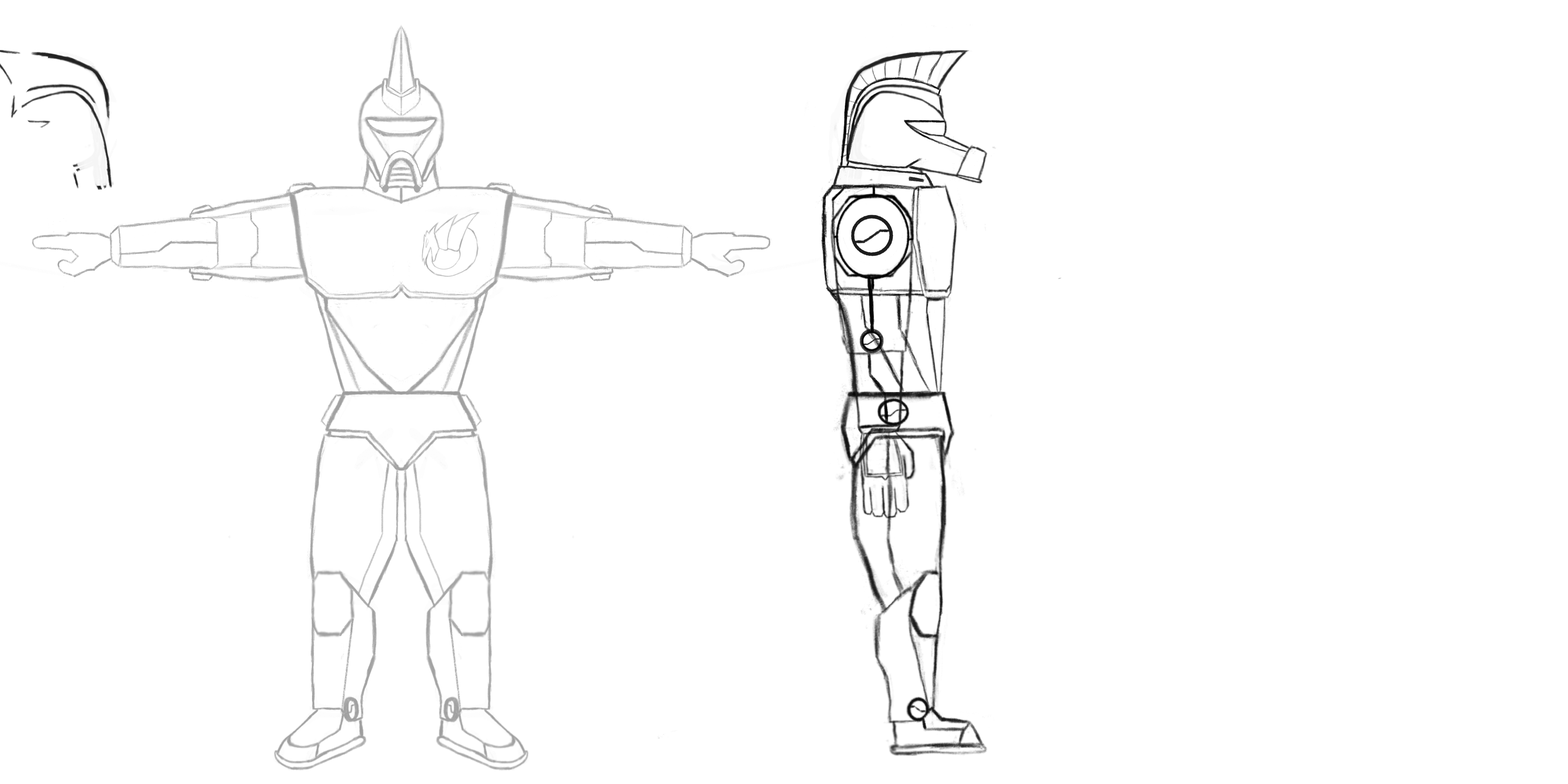
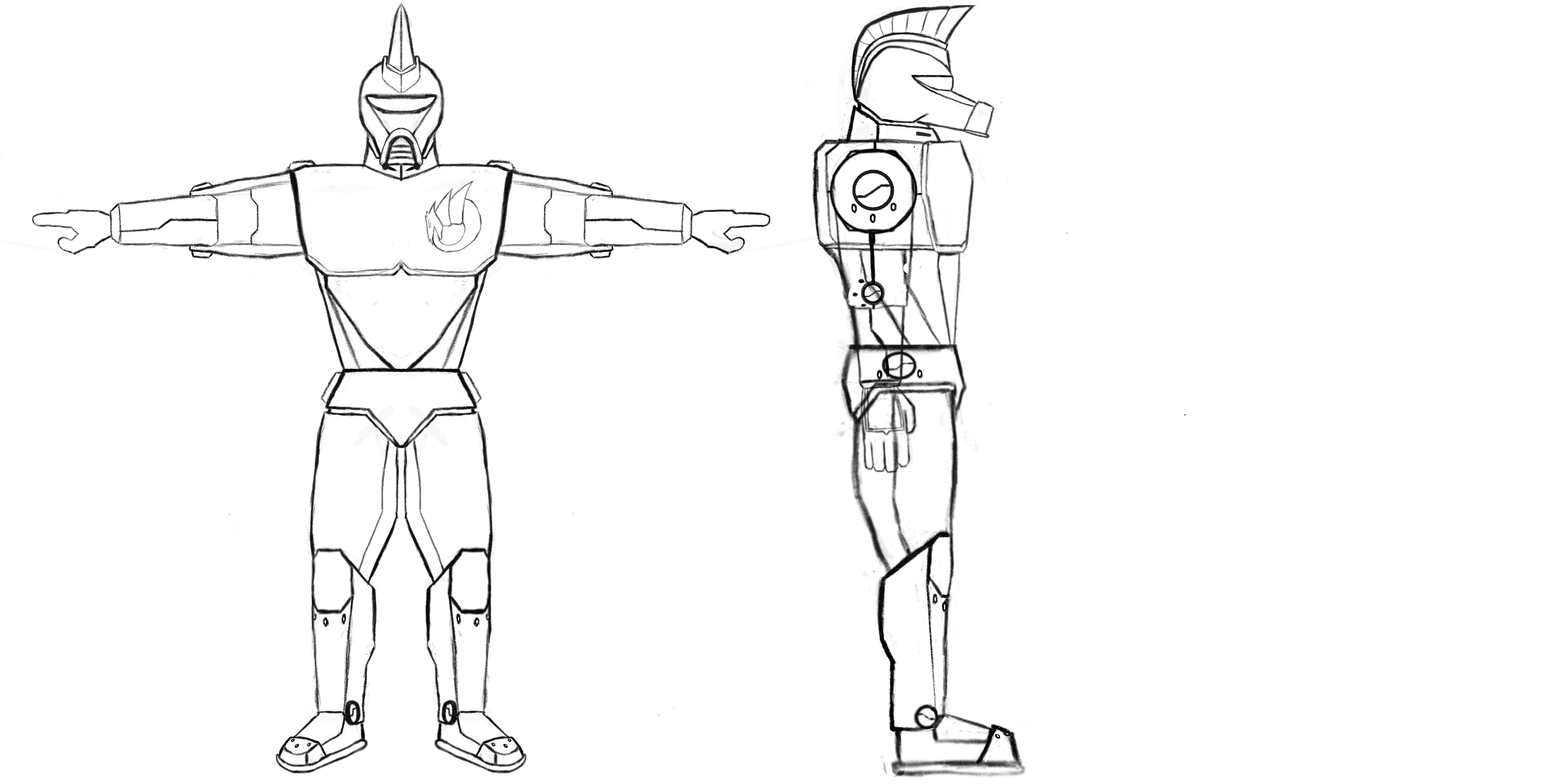
The second 1568 x 784 image is a revision of the first. Changes to its layers:
painted on "arm" over bbox(784, 171, 980, 539)
added layer "headv3" in group "sketch side" over bbox(0, 0, 1070, 613)
hid "headv2", painted on it over bbox(0, 0, 1070, 613)
painted on "torso" over bbox(0, 73, 1070, 779)
painted on "legs" over bbox(0, 147, 809, 775)
"sketch front": opacity 39% → 100%, painted on it over bbox(0, 0, 1033, 779)